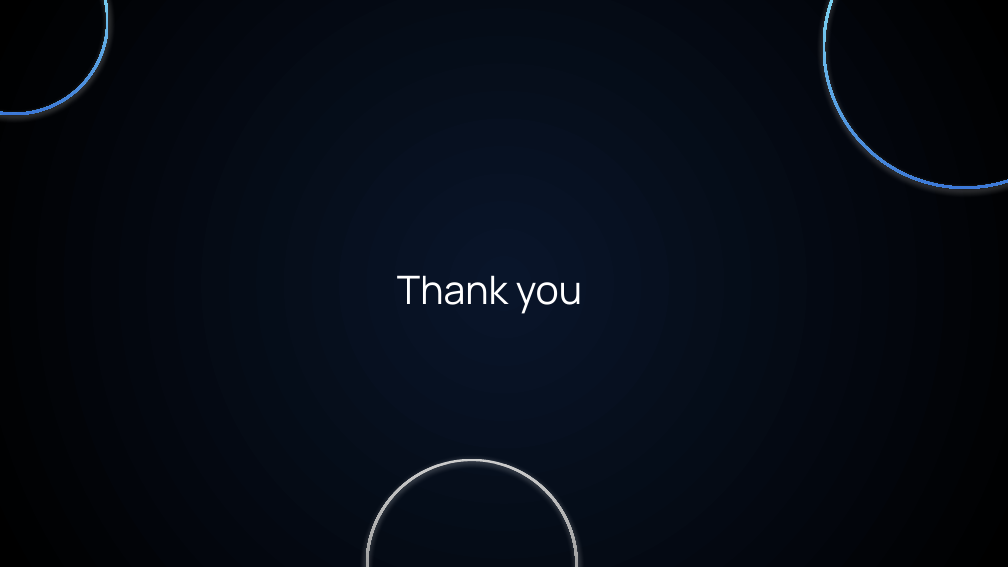
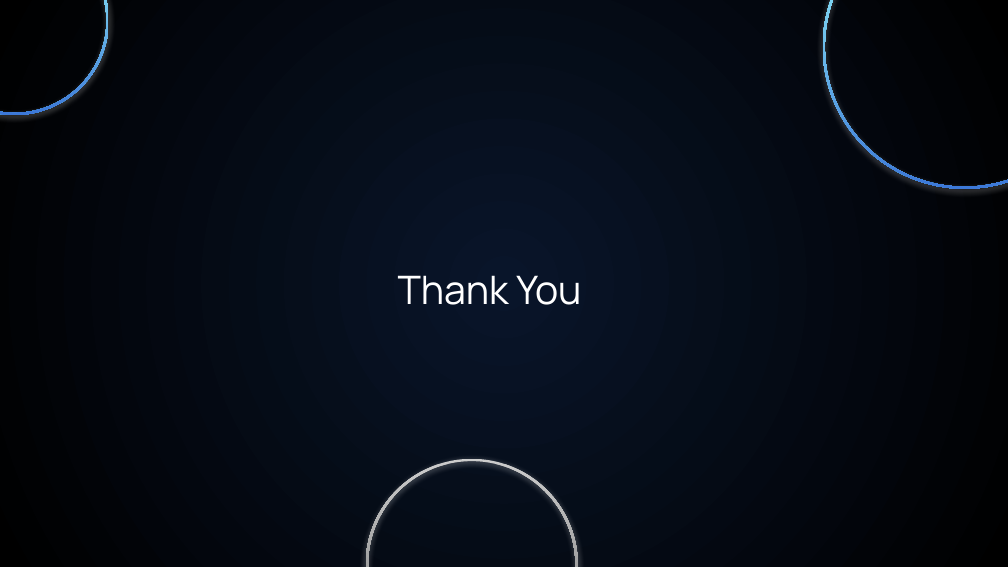
Before and after one commit to tawsifmahmud05/Bangla_Text-to-Image_Generation, a slide deck: slide 6 of CSE499B/CSE499B_Design_Presentation.pptx. Drawn at 1008x567 pixels with LibreOffice and Linux fonts; fonts in the diff are those of the drawing. Boxes give left, top, right and bottom in pixels: in the first picture for what was removed or moved away, otherwise in the second. Text is boxed around its words. In the diff, an @@ line names an element or a change of style, - is before the commit and + after.

```diff
--- a/CSE499B/CSE499B_Design_Presentation.pptx
+++ b/CSE499B/CSE499B_Design_Presentation.pptx
@@ title at <box>398,275,581,305</box>: text changed @@
-Thank you
+Thank You
```
Also in this commit, not shown: 1 other slide changed, 1 other file.
